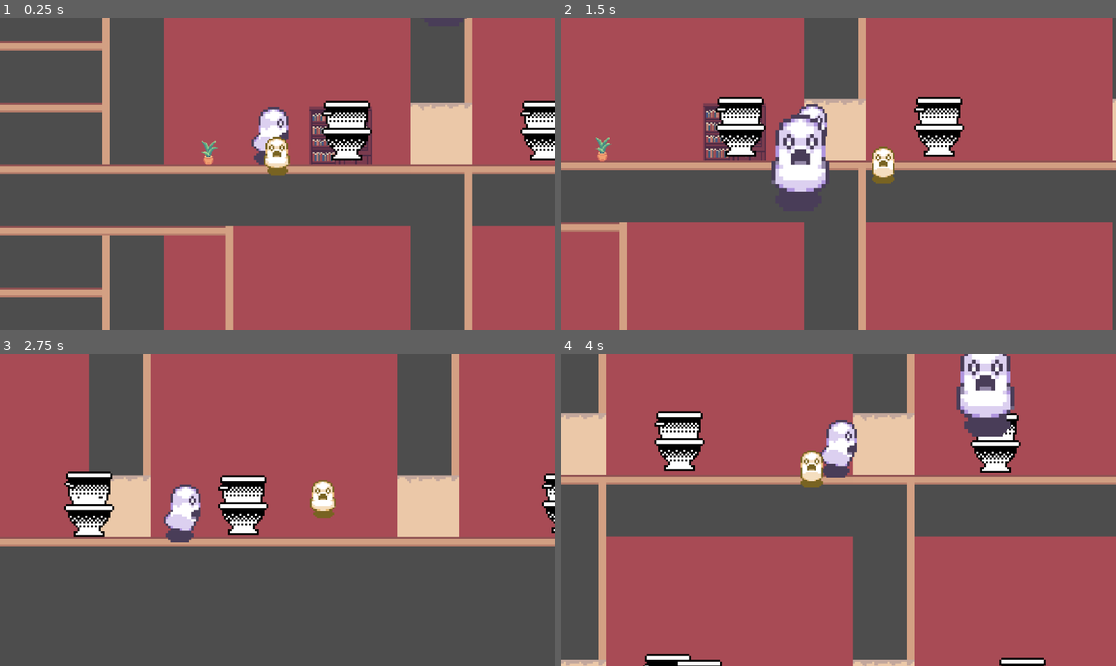
Above: before the commit, frames 1-4 (two rows, left to right).
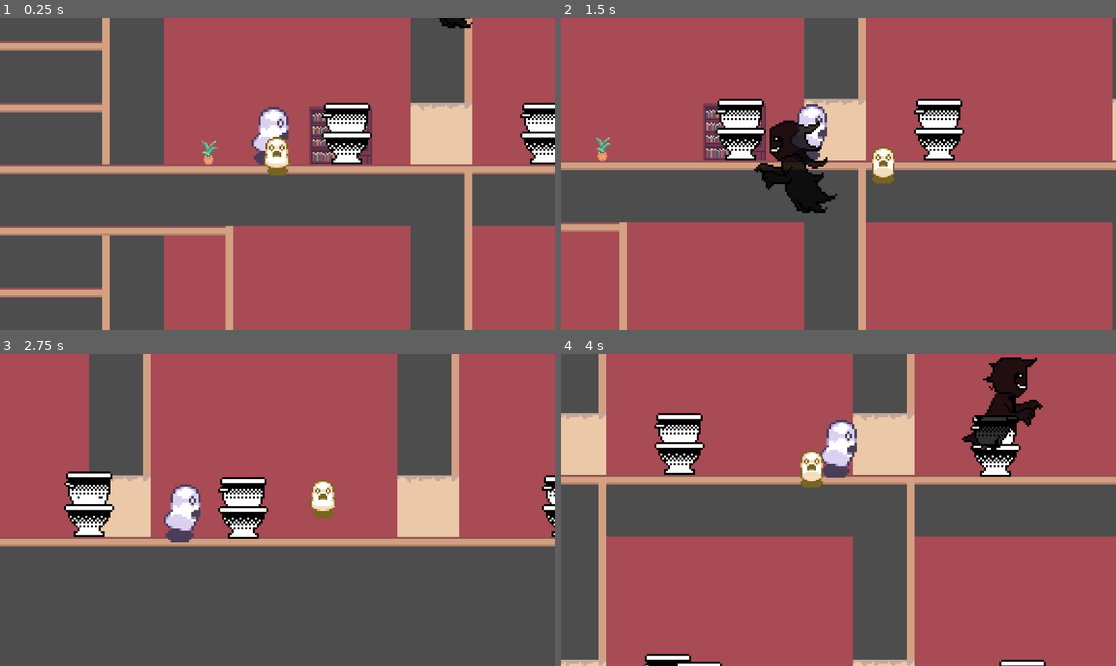
Above: after the commit, the same moments.

Repository: lykarevalde/GameJam
Game: Godot game, scene res://scenes/game_scene.tscn
The game is run twice, just before and just after one commit, with the same random seed, the same clock (stepped at 60 frames per second) and the same inputs.
Inputs:
- Up to frame 1 (0.25 s): no input
- Up to frame 2 (1.5 s): tap Enter (ui_accept) at 0.5, 0.77 s; hold Right (ui_right) 0.53-1.28 s; hold Down (ui_down) from 1.28 s (still down)
- Up to frame 3 (2.75 s): tap Enter (ui_accept) at 1.52 s; release Down (ui_down) at 2.03 s; hold Right (ui_right) from 2.03 s (still down)
- Up to frame 4 (4 s): release Right (ui_right) at 2.78 s; hold Up (ui_up) 2.78-3.53 s; tap Enter (ui_accept) at 3.02, 3.77 s; hold Left (ui_left) from 3.53 s (still down)

The runs differ from the first frame. In frame 1, 1.8% of the frame differs, in the area x 57-100%, y 0-47%; in frame 2, 4.6%; in frame 3, 1.2%; in frame 4, 5.0%, in the area x 16-88%, y 0-100%.

Commit message:
changed npc ghosts sprites
applied the sprite animations for the mother father ghosts

Diff:
--- a/scenes/enemy.tscn
+++ b/scenes/enemy.tscn
@@ -1,111 +1,81 @@
-[gd_scene load_steps=21 format=3 uid="uid://cv3bjv8xhr455"]
+[gd_scene load_steps=22 format=3 uid="uid://cv3bjv8xhr455"]
 
 [ext_resource type="Script" uid="uid://qlaein1c5gxq" path="res://scripts/enemy.gd" id="1_7p1mj"]
-[ext_resource type="Texture2D" uid="uid://bmgaahbc1kjp7" path="res://assets/enemy_placeholder.png" id="2_md0e3"]
-
-[sub_resource type="AtlasTexture" id="AtlasTexture_4ra3w"]
-atlas = ExtResource("2_md0e3")
-region = Rect2(0, 0, 64, 64)
-
-[sub_resource type="AtlasTexture" id="AtlasTexture_5uy6h"]
-atlas = ExtResource("2_md0e3")
-region = Rect2(64, 0, 64, 64)
+[ext_resource type="Texture2D" uid="uid://myc74r7v8yp2" path="res://assets/mader_ghost/mader_floatleft_spritesheet.png" id="2_4ra3w"]
+[ext_resource type="Texture2D" uid="uid://6inlp2xufx0k" path="res://assets/pader_ghost/pader_floatleft_spritesheet.png" id="3_5uy6h"]
 
 [sub_resource type="AtlasTexture" id="AtlasTexture_c4w8v"]
-atlas = ExtResource("2_md0e3")
-region = Rect2(128, 0, 64, 64)
+atlas = ExtResource("2_4ra3w")
+region = Rect2(0, 0, 50, 56)
 
 [sub_resource type="AtlasTexture" id="AtlasTexture_xwavj"]
-atlas = ExtResource("2_md0e3")
-region = Rect2(192, 0, 64, 64)
+atlas = ExtResource("2_4ra3w")
+region = Rect2(50, 0, 50, 56)
+
+[sub_resource type="AtlasTexture" id="AtlasTexture_nenq2"]
+atlas = ExtResource("2_4ra3w")
+region = Rect2(100, 0, 50, 56)
+
+[sub_resource type="AtlasTexture" id="AtlasTexture_md484"]
+atlas = ExtResource("2_4ra3w")
+region = Rect2(150, 0, 50, 56)
+
+[sub_resource type="AtlasTexture" id="AtlasTexture_ipns3"]
+atlas = ExtResource("2_4ra3w")
+region = Rect2(0, 56, 50, 56)
 
 [sub_resource type="AtlasTexture" id="AtlasTexture_8qclf"]
-atlas = ExtResource("2_md0e3")
-region = Rect2(0, 192, 64, 64)
+atlas = ExtResource("2_4ra3w")
+region = Rect2(50, 56, 50, 56)
 
 [sub_resource type="AtlasTexture" id="AtlasTexture_w8i8w"]
-atlas = ExtResource("2_md0e3")
-region = Rect2(64, 192, 64, 64)
+atlas = ExtResource("2_4ra3w")
+region = Rect2(100, 56, 50, 56)
 
 [sub_resource type="AtlasTexture" id="AtlasTexture_otmr2"]
-atlas = ExtResource("2_md0e3")
-region = Rect2(128, 192, 64, 64)
+atlas = ExtResource("2_4ra3w")
+region = Rect2(150, 56, 50, 56)
 
 [sub_resource type="AtlasTexture" id="AtlasTexture_wtq4b"]
-atlas = ExtResource("2_md0e3")
-region = Rect2(192, 192, 64, 64)
-
-[sub_resource type="AtlasTexture" id="AtlasTexture_md0e3"]
-atlas = ExtResource("2_md0e3")
-region = Rect2(0, 64, 64, 64)
-
-[sub_resource type="AtlasTexture" id="AtlasTexture_nenq2"]
-atlas = ExtResource("2_md0e3")
-region = Rect2(64, 64, 64, 64)
-
-[sub_resource type="AtlasTexture" id="AtlasTexture_md484"]
-atlas = ExtResource("2_md0e3")
-region = Rect2(128, 64, 64, 64)
-
-[sub_resource type="AtlasTexture" id="AtlasTexture_ipns3"]
-atlas = ExtResource("2_md0e3")
-region = Rect2(192, 64, 64, 64)
+atlas = ExtResource("3_5uy6h")
+region = Rect2(0, 0, 50, 56)
 
 [sub_resource type="AtlasTexture" id="AtlasTexture_j0cyh"]
-atlas = ExtResource("2_md0e3")
-region = Rect2(0, 128, 64, 64)
+atlas = ExtResource("3_5uy6h")
+region = Rect2(50, 0, 50, 56)
 
 [sub_resource type="AtlasTexture" id="AtlasTexture_g0wcc"]
-atlas = ExtResource("2_md0e3")
-region = Rect2(64, 128, 64, 64)
+atlas = ExtResource("3_5uy6h")
+region = Rect2(100, 0, 50, 56)
 
 [sub_resource type="AtlasTexture" id="AtlasTexture_s1ycm"]
-atlas = ExtResource("2_md0e3")
-region = Rect2(128, 128, 64, 64)
+atlas = ExtResource("3_5uy6h")
+region = Rect2(150, 0, 50, 56)
 
 [sub_resource type="AtlasTexture" id="AtlasTexture_shcg2"]
-atlas = ExtResource("2_md0e3")
-region = Rect2(192, 128, 64, 64)
+atlas = ExtResource("3_5uy6h")
+region = Rect2(0, 56, 50, 56)
+
+[sub_resource type="AtlasTexture" id="AtlasTexture_ile5s"]
+atlas = ExtResource("3_5uy6h")
+region = Rect2(50, 56, 50, 56)
+
+[sub_resource type="AtlasTexture" id="AtlasTexture_1x4g4"]
+atlas = ExtResource("3_5uy6h")
+region = Rect2(100, 56, 50, 56)
+
+[sub_resource type="AtlasTexture" id="AtlasTexture_2pwtc"]
+atlas = ExtResource("3_5uy6h")
+region = Rect2(150, 56, 50, 56)
 
 [sub_resource type="SpriteFrames" id="SpriteFrames_nenq2"]
 animations = [{
 "frames": [{
 "duration": 1.0,
-"texture": SubResource("AtlasTexture_4ra3w")
-}, {
-"duration": 1.0,
-"texture": SubResource("AtlasTexture_5uy6h")
-}, {
-"duration": 1.0,
 "texture": SubResource("AtlasTexture_c4w8v")
 }, {
 "duration": 1.0,
 "texture": SubResource("AtlasTexture_xwavj")
-}],
-"loop": true,
-"name": &"idle",
-"speed": 5.0
-}, {
-"frames": [{
-"duration": 1.0,
-"texture": SubResource("AtlasTexture_8qclf")
-}, {
-"duration": 1.0,
-"texture": SubResource("AtlasTexture_w8i8w")
-}, {
-"duration": 1.0,
-"texture": SubResource("AtlasTexture_otmr2")
-}, {
-"duration": 1.0,
-"texture": SubResource("AtlasTexture_wtq4b")
-}],
-"loop": true,
-"name": &"move_back",
-"speed": 5.0
-}, {
-"frames": [{
-"duration": 1.0,
-"texture": SubResource("AtlasTexture_md0e3")
 }, {
 "duration": 1.0,
 "texture": SubResource("AtlasTexture_nenq2")
@@ -115,12 +85,24 @@
 }, {
 "duration": 1.0,
 "texture": SubResource("AtlasTexture_ipns3")
+}, {
+"duration": 1.0,
+"texture": SubResource("AtlasTexture_8qclf")
+}, {
+"duration": 1.0,
+"texture": SubResource("AtlasTexture_w8i8w")
+}, {
+"duration": 1.0,
+"texture": SubResource("AtlasTexture_otmr2")
 }],
 "loop": true,
-"name": &"move_left",
+"name": &"left",
 "speed": 5.0
 }, {
 "frames": [{
+"duration": 1.0,
+"texture": SubResource("AtlasTexture_wtq4b")
+}, {
 "duration": 1.0,
 "texture": SubResource("AtlasTexture_j0cyh")
 }, {
@@ -132,9 +114,18 @@
 }, {
 "duration": 1.0,
 "texture": SubResource("AtlasTexture_shcg2")
+}, {
+"duration": 1.0,
+"texture": SubResource("AtlasTexture_ile5s")
+}, {
+"duration": 1.0,
+"texture": SubResource("AtlasTexture_1x4g4")
+}, {
+"duration": 1.0,
+"texture": SubResource("AtlasTexture_2pwtc")
 }],
 "loop": true,
-"name": &"move_right",
+"name": &"right",
 "speed": 5.0
 }]
 
@@ -148,8 +139,8 @@
 [node name="AnimatedSprite2D" type="AnimatedSprite2D" parent="."]
 position = Vector2(1, -22)
 sprite_frames = SubResource("SpriteFrames_nenq2")
-animation = &"idle"
-autoplay = "idle"
+animation = &"left"
+frame_progress = 0.18309419
 
 [node name="CollisionShape2D" type="CollisionShape2D" parent="."]
 position = Vector2(0, -27)
--- a/scenes/furniture.tscn
+++ b/scenes/furniture.tscn
@@ -1,8 +1,9 @@
-[gd_scene load_steps=14 format=3 uid="uid://dsr4nt81mbrbd"]
+[gd_scene load_steps=29 format=3 uid="uid://dsr4nt81mbrbd"]
 
 [ext_resource type="Texture2D" uid="uid://dvpynuaplocpe" path="res://assets/Furniture/Toilet/toilet MOVE.png" id="1_uouto"]
 [ext_resource type="Shader" uid="uid://dromq4pf7p2g8" path="res://scenes/furniture.gdshader" id="1_yxmve"]
 [ext_resource type="Script" uid="uid://dn1bn31prmmml" path="res://scripts/furniture.gd" id="2_uj4jp"]
+[ext_resource type="Texture2D" uid="uid://cquskrrtn7jeh" path="res://assets/Furniture/Toilet/toilet SPOOK.png" id="3_qmgrm"]
 
 [sub_resource type="ShaderMaterial" id="ShaderMaterial_yxmve"]
 shader = ExtResource("1_yxmve")
@@ -41,6 +42,62 @@
 atlas = ExtResource("1_uouto")
 region = Rect2(0, 128, 32, 64)
 
+[sub_resource type="AtlasTexture" id="AtlasTexture_ngo83"]
+atlas = ExtResource("3_qmgrm")
+region = Rect2(0, 0, 32, 64)
+
+[sub_resource type="AtlasTexture" id="AtlasTexture_bew5f"]
+atlas = ExtResource("3_qmgrm")
+region = Rect2(32, 0, 32, 64)
+
+[sub_resource type="AtlasTexture" id="AtlasTexture_kghvc"]
+atlas = ExtResource("3_qmgrm")
+region = Rect2(64, 0, 32, 64)
+
+[sub_resource type="AtlasTexture" id="AtlasTexture_cl4yy"]
+atlas = ExtResource("3_qmgrm")
+region = Rect2(96, 0, 32, 64)
+
+[sub_resource type="AtlasTexture" id="AtlasTexture_lgncd"]
+atlas = ExtResource("3_qmgrm")
+region = Rect2(128, 0, 32, 64)
+
+[sub_resource type="AtlasTexture" id="AtlasTexture_axdrx"]
+atlas = ExtResource("3_qmgrm")
+region = Rect2(0, 64, 32, 64)
+
+[sub_resource type="AtlasTexture" id="AtlasTexture_adld2"]
+atlas = ExtResource("3_qmgrm")
+region = Rect2(32, 64, 32, 64)
+
+[sub_resource type="AtlasTexture" id="AtlasTexture_lvwb8"]
+atlas = ExtResource("3_qmgrm")
+region = Rect2(64, 64, 32, 64)
+
+[sub_resource type="AtlasTexture" id="AtlasTexture_86qb4"]
+atlas = ExtResource("3_qmgrm")
+region = Rect2(96, 64, 32, 64)
+
+[sub_resource type="AtlasTexture" id="AtlasTexture_2854e"]
+atlas = ExtResource("3_qmgrm")
+region = Rect2(128, 64, 32, 64)
+
+[sub_resource type="AtlasTexture" id="AtlasTexture_1vehp"]
+atlas = ExtResource("3_qmgrm")
+region = Rect2(0, 128, 32, 64)
+
+[sub_resource type="AtlasTexture" id="AtlasTexture_tbjfm"]
+atlas = ExtResource("3_qmgrm")
+region = Rect2(32, 128, 32, 64)
+
+[sub_resource type="AtlasTexture" id="AtlasTexture_4eyut"]
+atlas = ExtResource("3_qmgrm")
+region = Rect2(64, 128, 32, 64)
+
+[sub_resource type="AtlasTexture" id="AtlasTexture_68vwh"]
+atlas = ExtResource("3_qmgrm")
+region = Rect2(96, 128, 32, 64)
+
 [sub_resource type="SpriteFrames" id="SpriteFrames_bew5f"]
 animations = [{
 "frames": [{
@@ -71,14 +128,60 @@
 "loop": true,
 "name": &"move",
 "speed": 12.0
+}, {
+"frames": [{
+"duration": 1.0,
+"texture": SubResource("AtlasTexture_ngo83")
+}, {
+"duration": 1.0,
+"texture": SubResource("AtlasTexture_bew5f")
+}, {
+"duration": 1.0,
+"texture": SubResource("AtlasTexture_kghvc")
+}, {
+"duration": 1.0,
+"texture": SubResource("AtlasTexture_cl4yy")
+}, {
+"duration": 1.0,
+"texture": SubResource("AtlasTexture_lgncd")
+}, {
+"duration": 1.0,
+"texture": SubResource("AtlasTexture_axdrx")
+}, {
+"duration": 1.0,
+"texture": SubResource("AtlasTexture_adld2")
+}, {
+"duration": 1.0,
+"texture": SubResource("AtlasTexture_lvwb8")
+}, {
+"duration": 1.0,
+"texture": SubResource("AtlasTexture_86qb4")
+}, {
+"duration": 1.0,
+"texture": SubResource("AtlasTexture_2854e")
+}, {
+"duration": 1.0,
+"texture": SubResource("AtlasTexture_1vehp")
+}, {
+"duration": 1.0,
+"texture": SubResource("AtlasTexture_tbjfm")
+}, {
+"duration": 1.0,
+"texture": SubResource("AtlasTexture_4eyut")
+}, {
+"duration": 1.0,
+"texture": SubResource("AtlasTexture_68vwh")
+}],
+"loop": true,
+"name": &"spook",
+"speed": 5.0
 }]
 
 [node name="Furniture" type="AnimatedSprite2D"]
 material = SubResource("ShaderMaterial_yxmve")
 position = Vector2(0, -32)
 sprite_frames = SubResource("SpriteFrames_bew5f")
-animation = &"move"
-frame_progress = 0.6196499
+animation = &"spook"
 script = ExtResource("2_uj4jp")
 
 [node name="Node2D" type="Node2D" parent="."]
--- a/scenes/game_scene.tscn
+++ b/scenes/game_scene.tscn
@@ -10,6 +10,10 @@
 [ext_resource type="Script" uid="uid://cd0rhdruhnqo7" path="res://scripts/kid_spawner.gd" id="8_b5spy"]
 [ext_resource type="PackedScene" uid="uid://cfg7i0camoaef" path="res://scenes/toilet.tscn" id="8_mw25s"]
 [ext_resource type="PackedScene" uid="uid://cv3bjv8xhr455" path="res://scenes/enemy.tscn" id="10_tcjrq"]
+[ext_resource type="Texture2D" uid="uid://myc74r7v8yp2" path="res://assets/mader_ghost/mader_floatleft_spritesheet.png" id="11_5ay1a"]
+[ext_resource type="Texture2D" uid="uid://dyb61t6a3ta6u" path="res://assets/mader_ghost/mader_floatright_spritesheet.png" id="12_ldkr4"]
+[ext_resource type="Texture2D" uid="uid://6inlp2xufx0k" path="res://assets/pader_ghost/pader_floatleft_spritesheet.png" id="13_liy57"]
+[ext_resource type="Texture2D" uid="uid://dcx2ow62runle" path="res://assets/pader_ghost/pader_floatright_spritesheet.png" id="14_mwyo0"]
 
 [sub_resource type="TileSetAtlasSource" id="TileSetAtlasSource_onqr8"]
 texture = ExtResource("1_onqr8")
@@ -232,6 +236,256 @@
 }
 point_count = 4
 
+[sub_resource type="AtlasTexture" id="AtlasTexture_c4w8v"]
+atlas = ExtResource("11_5ay1a")
+region = Rect2(0, 0, 50, 56)
+
+[sub_resource type="AtlasTexture" id="AtlasTexture_xwavj"]
+atlas = ExtResource("11_5ay1a")
+region = Rect2(50, 0, 50, 56)
+
+[sub_resource type="AtlasTexture" id="AtlasTexture_nenq2"]
+atlas = ExtResource("11_5ay1a")
+region = Rect2(100, 0, 50, 56)
+
+[sub_resource type="AtlasTexture" id="AtlasTexture_md484"]
+atlas = ExtResource("11_5ay1a")
+region = Rect2(150, 0, 50, 56)
+
+[sub_resource type="AtlasTexture" id="AtlasTexture_ipns3"]
+atlas = ExtResource("11_5ay1a")
+region = Rect2(0, 56, 50, 56)
+
+[sub_resource type="AtlasTexture" id="AtlasTexture_8qclf"]
+atlas = ExtResource("11_5ay1a")
+region = Rect2(50, 56, 50, 56)
+
+[sub_resource type="AtlasTexture" id="AtlasTexture_w8i8w"]
+atlas = ExtResource("11_5ay1a")
+region = Rect2(100, 56, 50, 56)
+
+[sub_resource type="AtlasTexture" id="AtlasTexture_otmr2"]
+atlas = ExtResource("11_5ay1a")
+region = Rect2(150, 56, 50, 56)
+
+[sub_resource type="AtlasTexture" id="AtlasTexture_s76x2"]
+atlas = ExtResource("12_ldkr4")
+region = Rect2(0, 0, 50, 56)
+
+[sub_resource type="AtlasTexture" id="AtlasTexture_77hjl"]
+atlas = ExtResource("12_ldkr4")
+region = Rect2(50, 0, 50, 56)
+
+[sub_resource type="AtlasTexture" id="AtlasTexture_6aqbo"]
+atlas = ExtResource("12_ldkr4")
+region = Rect2(100, 0, 50, 56)
+
+[sub_resource type="AtlasTexture" id="AtlasTexture_ro0ie"]
+atlas = ExtResource("12_ldkr4")
+region = Rect2(150, 0, 50, 56)
+
+[sub_resource type="AtlasTexture" id="AtlasTexture_103ce"]
+atlas = ExtResource("12_ldkr4")
+region = Rect2(0, 56, 50, 56)
+
+[sub_resource type="AtlasTexture" id="AtlasTexture_pb36m"]
+atlas = ExtResource("12_ldkr4")
+region = Rect2(50, 56, 50, 56)
+
+[sub_resource type="AtlasTexture" id="AtlasTexture_85lt4"]
+atlas = ExtResource("12_ldkr4")
+region = Rect2(100, 56, 50, 56)
+
+[sub_resource type="AtlasTexture" id="AtlasTexture_xgstd"]
+atlas = ExtResource("12_ldkr4")
+region = Rect2(150, 56, 50, 56)
+
+[sub_resource type="SpriteFrames" id="SpriteFrames_ttvoq"]
+animations = [{
+"frames": [{
+"duration": 1.0,
+"texture": SubResource("AtlasTexture_c4w8v")
+}, {
+"duration": 1.0,
+"texture": SubResource("AtlasTexture_xwavj")
+}, {
+"duration": 1.0,
+"texture": SubResource("AtlasTexture_nenq2")
+}, {
+"duration": 1.0,
+"texture": SubResource("AtlasTexture_md484")
+}, {
+"duration": 1.0,
+"texture": SubResource("AtlasTexture_ipns3")
+}, {
+"duration": 1.0,
+"texture": SubResource("AtlasTexture_8qclf")
+}, {
+"duration": 1.0,
+"texture": SubResource("AtlasTexture_w8i8w")
+}, {
+"duration": 1.0,
+"texture": SubResource("AtlasTexture_otmr2")
+}],
+"loop": true,
+"name": &"left",
+"speed": 5.0
+}, {
+"frames": [{
+"duration": 1.0,
+"texture": SubResource("AtlasTexture_s76x2")
+}, {
+"duration": 1.0,
+"texture": SubResource("AtlasTexture_77hjl")
+}, {
+"duration": 1.0,
+"texture": SubResource("AtlasTexture_6aqbo")
+}, {
+"duration": 1.0,
+"texture": SubResource("AtlasTexture_ro0ie")
+}, {
+"duration": 1.0,
+"texture": SubResource("AtlasTexture_103ce")
+}, {
+"duration": 1.0,
+"texture": SubResource("AtlasTexture_pb36m")
+}, {
+"duration": 1.0,
+"texture": SubResource("AtlasTexture_85lt4")
+}, {
+"duration": 1.0,
+"texture": SubResource("AtlasTexture_xgstd")
+}],
+"loop": true,
+"name": &"right",
+"speed": 5.0
+}]
+
+[sub_resource type="AtlasTexture" id="AtlasTexture_rw4oa"]
+atlas = ExtResource("13_liy57")
+region = Rect2(0, 0, 50, 56)
+
+[sub_resource type="AtlasTexture" id="AtlasTexture_r47aq"]
+atlas = ExtResource("13_liy57")
+region = Rect2(50, 0, 50, 56)
+
+[sub_resource type="AtlasTexture" id="AtlasTexture_6irsn"]
+atlas = ExtResource("13_liy57")
+region = Rect2(100, 0, 50, 56)
+
+[sub_resource type="AtlasTexture" id="AtlasTexture_gqftm"]
+atlas = ExtResource("13_liy57")
+region = Rect2(150, 0, 50, 56)
+
+[sub_resource type="AtlasTexture" id="AtlasTexture_5dk4p"]
+atlas = ExtResource("13_liy57")
+region = Rect2(0, 56, 50, 56)
+
+[sub_resource type="AtlasTexture" id="AtlasTexture_bpk3j"]
+atlas = ExtResource("13_liy57")
+region = Rect2(50, 56, 50, 56)
+
+[sub_resource type="AtlasTexture" id="AtlasTexture_ngbhp"]
+atlas = ExtResource("13_liy57")
+region = Rect2(100, 56, 50, 56)
+
+[sub_resource type="AtlasTexture" id="AtlasTexture_yhpmq"]
+atlas = ExtResource("13_liy57")
+region = Rect2(150, 56, 50, 56)
+
+[sub_resource type="AtlasTexture" id="AtlasTexture_qlma2"]
+atlas = ExtResource("14_mwyo0")
+region = Rect2(0, 0, 50, 56)
+
+[sub_resource type="AtlasTexture" id="AtlasTexture_hfwyp"]
+atlas = ExtResource("14_mwyo0")
+region = Rect2(50, 0, 50, 56)
+
+[sub_resource type="AtlasTexture" id="AtlasTexture_lm11r"]
+atlas = ExtResource("14_mwyo0")
+region = Rect2(100, 0, 50, 56)
+
+[sub_resource type="AtlasTexture" id="AtlasTexture_ct2tn"]
+atlas = ExtResource("14_mwyo0")
+region = Rect2(150, 0, 50, 56)
+
+[sub_resource type="AtlasTexture" id="AtlasTexture_p5o0s"]
+atlas = ExtResource("14_mwyo0")
+region = Rect2(0, 56, 50, 56)
+
+[sub_resource type="AtlasTexture" id="AtlasTexture_y55j0"]
+atlas = ExtResource("14_mwyo0")
+region = Rect2(50, 56, 50, 56)
+
+[sub_resource type="AtlasTexture" id="AtlasTexture_twkf6"]
+atlas = ExtResource("14_mwyo0")
+region = Rect2(100, 56, 50, 56)
+
+[sub_resource type="AtlasTexture" id="AtlasTexture_4fjq2"]
+atlas = ExtResource("14_mwyo0")
+region = Rect2(150, 56, 50, 56)
+
+[sub_resource type="SpriteFrames" id="SpriteFrames_o4j5v"]
+animations = [{
+"frames": [{
+"duration": 1.0,
+"texture": SubResource("AtlasTexture_rw4oa")
+}, {
+"duration": 1.0,
+"texture": SubResource("AtlasTexture_r47aq")
+}, {
+"duration": 1.0,
+"texture": SubResource("AtlasTexture_6irsn")
+}, {
+"duration": 1.0,
+"texture": SubResource("AtlasTexture_gqftm")
+}, {
+"duration": 1.0,
+"texture": SubResource("AtlasTexture_5dk4p")
+}, {
+"duration": 1.0,
+"texture": SubResource("AtlasTexture_bpk3j")
+}, {
+"duration": 1.0,
+"texture": SubResource("AtlasTexture_ngbhp")
+}, {
+"duration": 1.0,
+"texture": SubResource("AtlasTexture_yhpmq")
+}],
+"loop": true,
+"name": &"left",
+"speed": 5.0
+}, {
+"frames": [{
+"duration": 1.0,
+"texture": SubResource("AtlasTexture_qlma2")
+}, {
+"duration": 1.0,
+"texture": SubResource("AtlasTexture_hfwyp")
+}, {
+"duration": 1.0,
+"texture": SubResource("AtlasTexture_lm11r")
+}, {
+"duration": 1.0,
+"texture": SubResource("AtlasTexture_ct2tn")
+}, {
+"duration": 1.0,
+"texture": SubResource("AtlasTexture_p5o0s")
+}, {
+"duration": 1.0,
+"texture": SubResource("AtlasTexture_y55j0")
+}, {
+"duration": 1.0,
+"texture": SubResource("AtlasTexture_twkf6")
+}, {
+"duration": 1.0,
+"texture": SubResource("AtlasTexture_4fjq2")
+}],
+"loop": true,
+"name": &"right",
+"speed": 5.0
+}]
+
 [node name="game scene" type="Node2D" node_paths=PackedStringArray("floor1_path", "floor2_path")]
 script = ExtResource("1_kk2rg")
 npc_scene = ExtResource("6_rurhu")
@@ -306,9 +560,26 @@
 human_npcs_root = NodePath("../../kidSpawner")
 furniture_root = NodePath("../../Furniture")
 
+[node name="AnimatedSprite2D" parent="MotherFatherGhosts/mother" index="0"]
+sprite_frames = SubResource("SpriteFrames_ttvoq")
+animation = &"left"
+autoplay = ""
+frame = 2
+frame_progress = 0.66196954
+
 [node name="father" parent="MotherFatherGhosts" node_paths=PackedStringArray("human_npcs_root", "furniture_root") instance=ExtResource("10_tcjrq")]
 position = Vector2(246, 10)
 collision_layer = 0
 collision_mask = 0
 human_npcs_root = NodePath("../../kidSpawner")
 furniture_root = NodePath("../../Furniture")
+
+[node name="AnimatedSprite2D" parent="MotherFatherGhosts/father" index="0"]
+sprite_frames = SubResource("SpriteFrames_o4j5v")
+animation = &"left"
+autoplay = ""
+frame = 6
+frame_progress = 0.017319648
+
+[editable path="MotherFatherGhosts/mother"]
+[editable path="MotherFatherGhosts/father"]
--- a/scripts/enemy.gd
+++ b/scripts/enemy.gd
@@ -27,8 +27,10 @@
 	velocity = dir * speed
 	move_and_slide()
 
-	anim.flip_h = velocity.x < 0
-	anim.play("walk")
+	if velocity.x < 0:
+		anim.play("left")
+	elif velocity.x > 0:
+		anim.play("right")
 
 	if global_position.distance_to(target_furniture.global_position) <= reach_distance:
 		try_possess()
@@ -58,6 +60,8 @@
 	if furniture != target_furniture:
 		return
 
+	global_position = furniture.global_position
+
 	last_furniture = furniture
 	target_furniture = null
 	anim.visible = true
Not shown: 1 places in scenes/game_scene.tscn that only renumber resources
